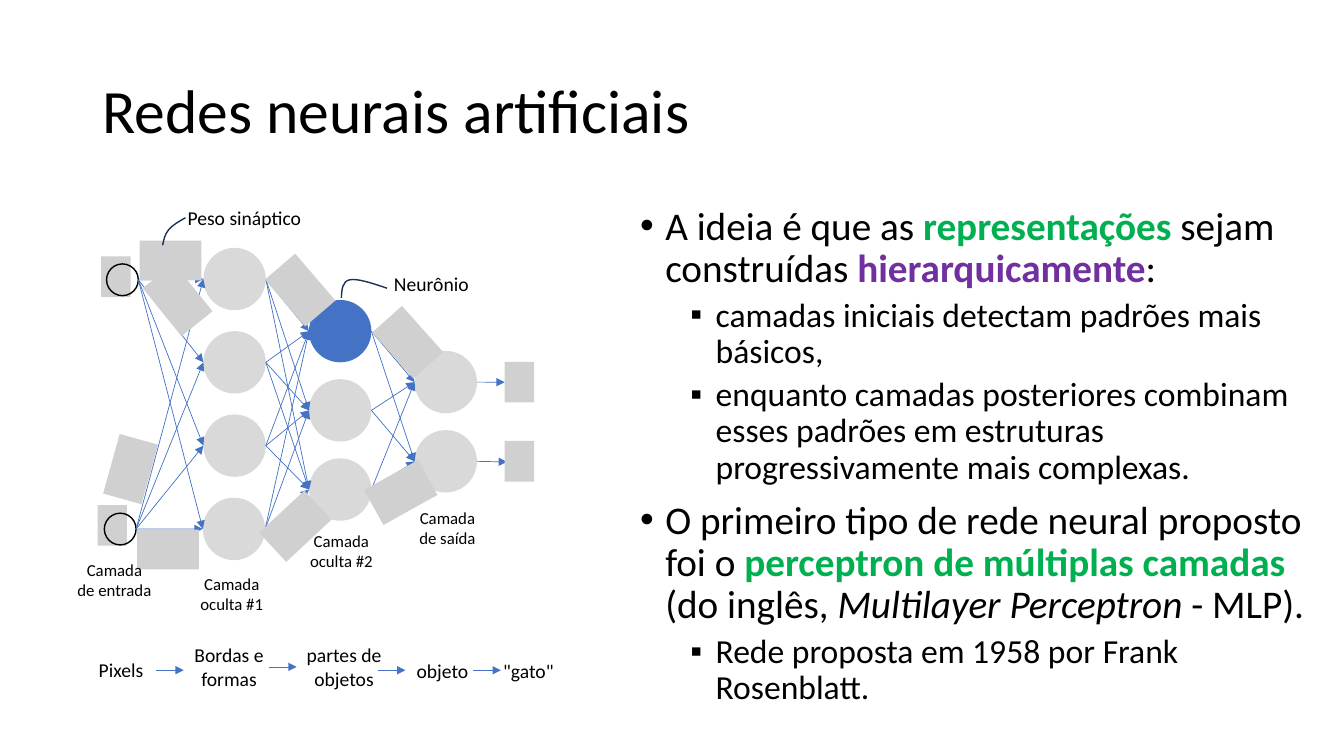
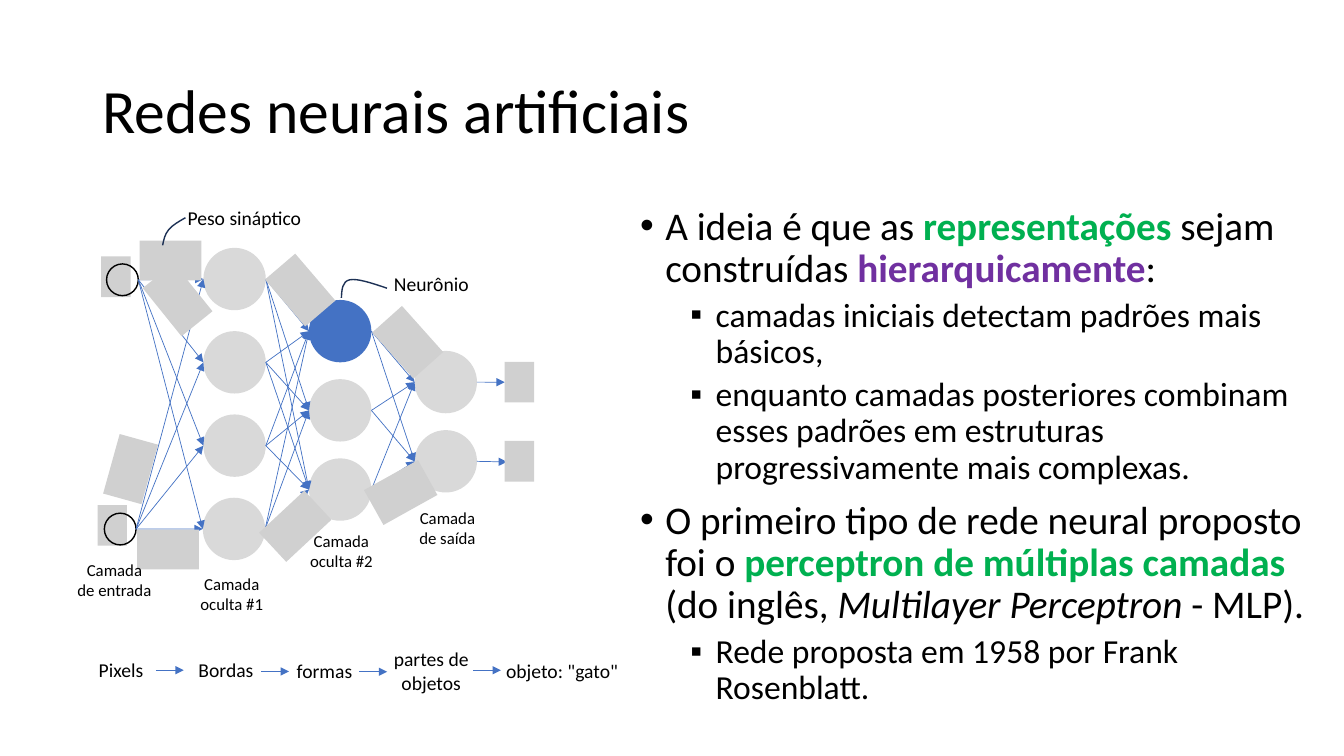
Before and after one commit to zz4fap/c24_inteligencia_artificial, a slide deck: slide 23 of slides/C24_MLP.pptx. Drawn at 1344x756 pixels with LibreOffice and Linux fonts; fonts in the diff are those of the drawing; grey boxes stand for pictures. Boxes give left, top, right and bottom in pixels: in the first picture for what was removed or moved away, otherwise in the second. Text is boxed around its words. In the diff, an @@ line names an element or a change of style, - is before the commit and + after.

```diff
--- a/slides/C24_MLP.pptx
+++ b/slides/C24_MLP.pptx
@@ text "partes de objetos": place and size @@
-text "partes de objetos" at (307, 648, 381, 690)
+text "partes de objetos" at (394, 652, 469, 694)
@@ text at (198, 663, 253, 677): text changed @@
-Bordas e formas
+Bordas
@@ arrow moved from (269, 667) - (296, 667) to (261, 671) - (289, 671) @@
@@ text added at (297, 664, 352, 678), 14 pt, text #000000 @@
+formas
@@ arrow moved from (378, 670) - (405, 670) to (359, 671) - (387, 671) @@
@@ text removed at (417, 664, 469, 682) @@
-objeto
@@ text at (506, 664, 618, 682): text changed @@
-"gato"
+objeto: "gato"
```
Also in this commit, not shown: 5 other slides changed.
